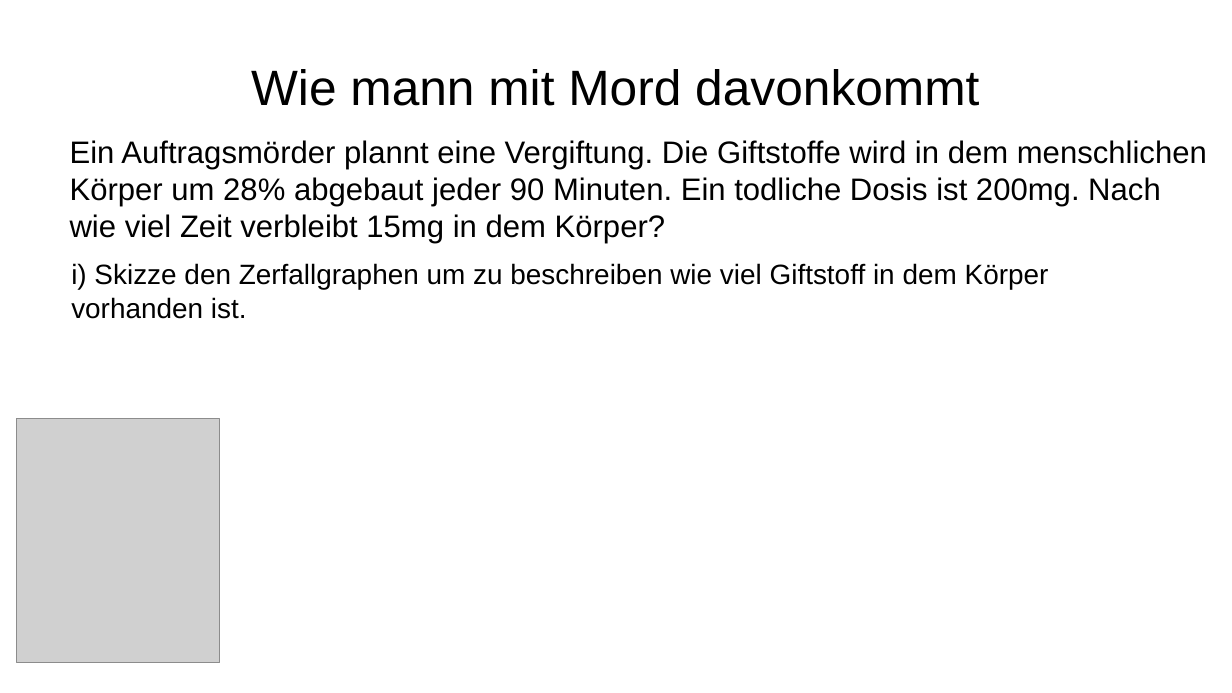
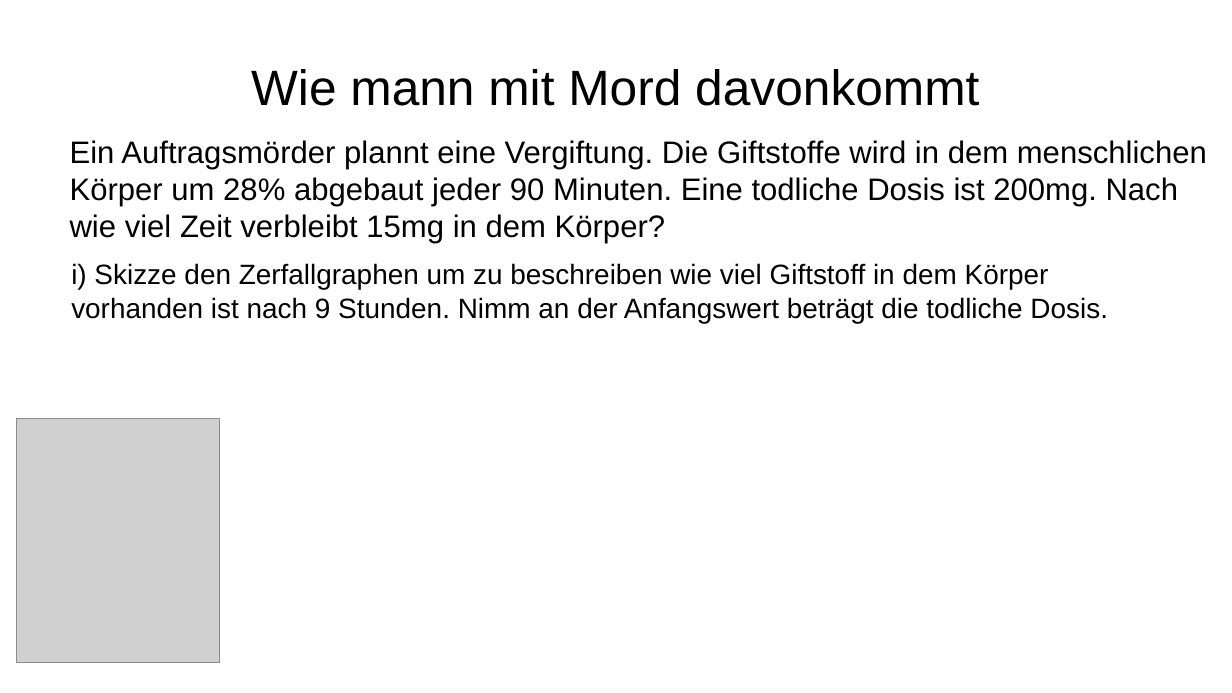
Before and after one commit to bearums/teaching, a slide deck: slide 3 of B5/Mathe/2024/D12/Wachstum_und_Prognose/04/04_WP.odp. Drawn at 1232x693 pixels with LibreOffice and Linux fonts; fonts in the diff are those of the drawing; grey boxes stand for pictures. Boxes give left, top, right and bottom in pixels: in the first picture for what was removed or moved away, otherwise in the second. Text is boxed around its words. In the diff, an @@ line names an element or a change of style, - is before the commit and + after.

```diff
--- a/B5/Mathe/2024/D12/Wachstum_und_Prognose/04/04_WP.odp
+++ b/B5/Mathe/2024/D12/Wachstum_und_Prognose/04/04_WP.odp
@@ text at [70,140,1207,243]: text changed @@
-Ein Auftragsmörder plannt eine Vergiftung. Die Giftstoffe wird in dem menschlichen Körper um 28% abgebaut jeder 90 Minuten. Ein todliche Dosis ist 200mg. Nach wie viel Zeit verbleibt 15mg in dem Körper?
+Ein Auftragsmörder plannt eine Vergiftung. Die Giftstoffe wird in dem menschlichen Körper um 28% abgebaut jeder 90 Minuten. Eine todliche Dosis ist 200mg. Nach wie viel Zeit verbleibt 15mg in dem Körper?
@@ text at [71,263,1108,323]: text changed @@
-i) Skizze den Zerfallgraphen um zu beschreiben wie viel Giftstoff in dem Körper vorhanden ist.
+i) Skizze den Zerfallgraphen um zu beschreiben wie viel Giftstoff in dem Körper vorhanden ist nach 9 Stunden. Nimm an der Anfangswert beträgt die todliche Dosis.
```
Also in this commit, not shown: 2 other files.
